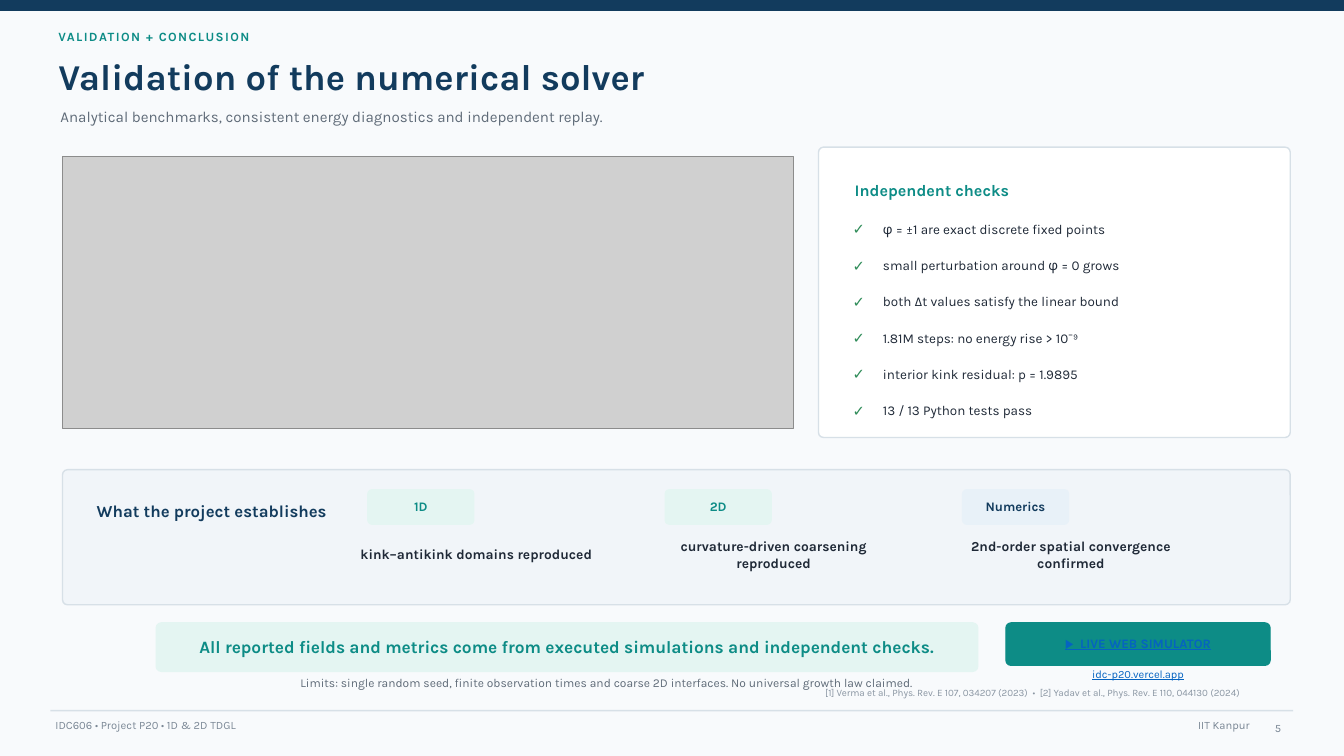
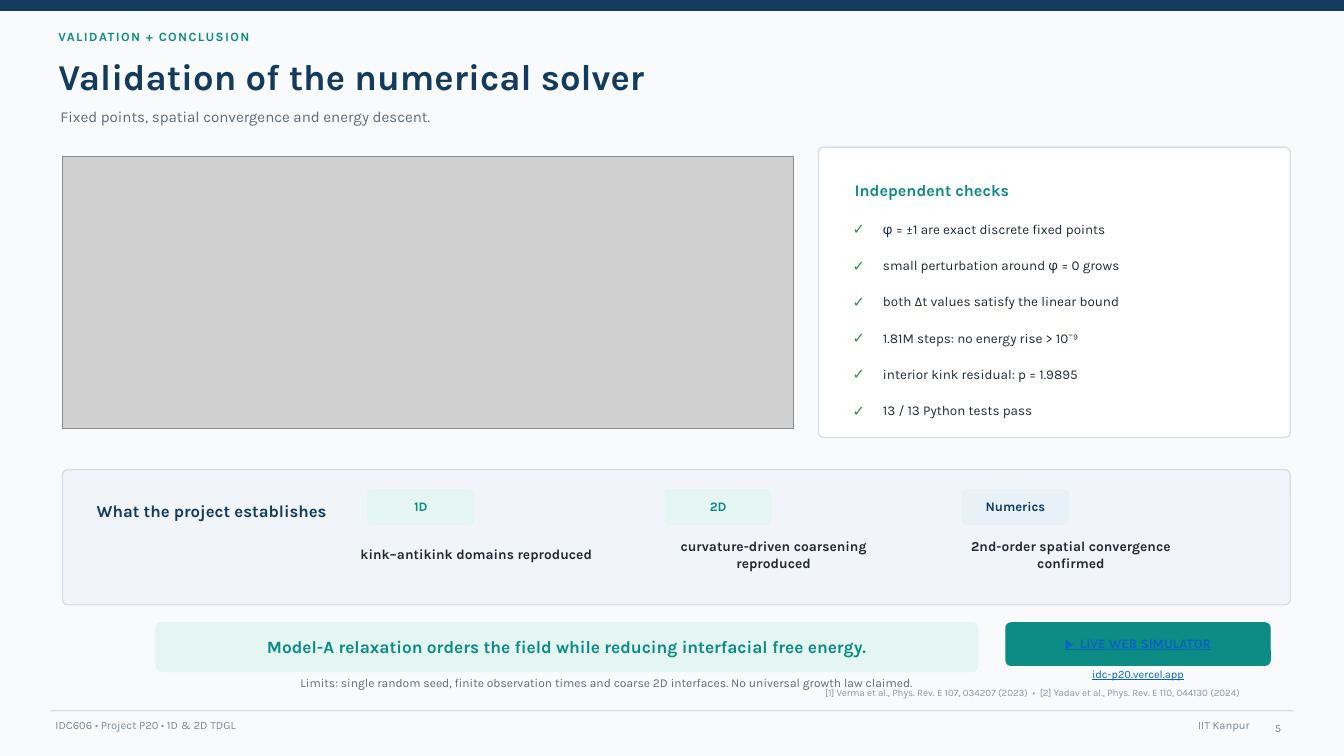
Before and after one commit to ChandranilDas/IDC_P20, a slide deck: slide 5 of presentation/P20_Final.pptx. Drawn at 1344x756 pixels with LibreOffice and Linux fonts; fonts in the diff are those of the drawing; grey boxes stand for pictures. Boxes give left, top, right and bottom in pixels: in the first picture for what was removed or moved away, otherwise in the second. Text is boxed around its words. In the diff, an @@ line names an element or a change of style, - is before the commit and + after.

Commit message:
Use consistent scientific plot colors and simplify public project wording

```diff
--- a/presentation/P20_Final.pptx
+++ b/presentation/P20_Final.pptx
@@ text at (60,111,431,126): text changed @@
-Analytical benchmarks, consistent energy diagnostics and independent replay.
+Fixed points, spatial convergence and energy descent.
@@ text at (267,640,866,658): text changed @@
-All reported fields and metrics come from executed simulations and independent checks.
+Model-A relaxation orders the field while reducing interfacial free energy.
```
Also in this commit, not shown: 2 other slides changed, 58 other files.
